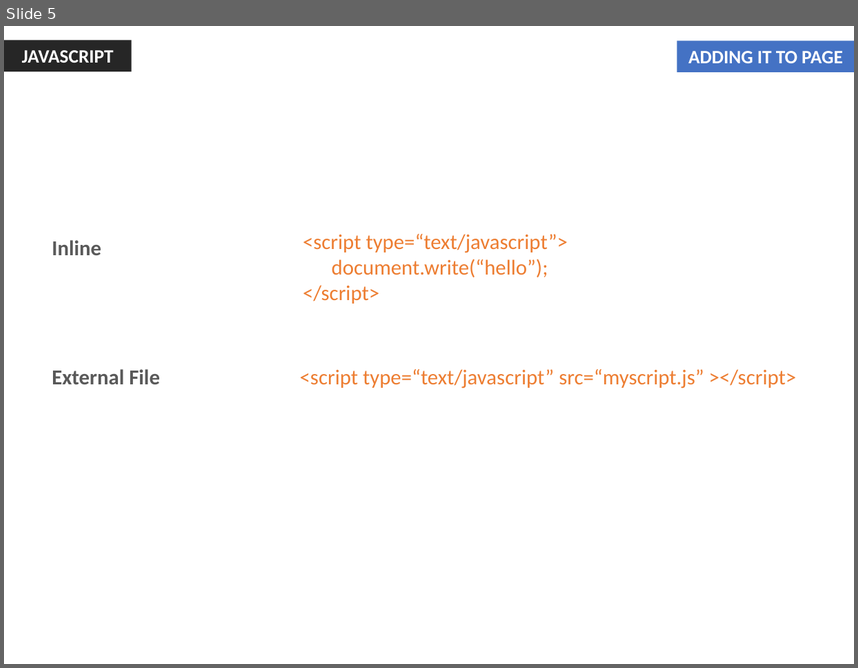
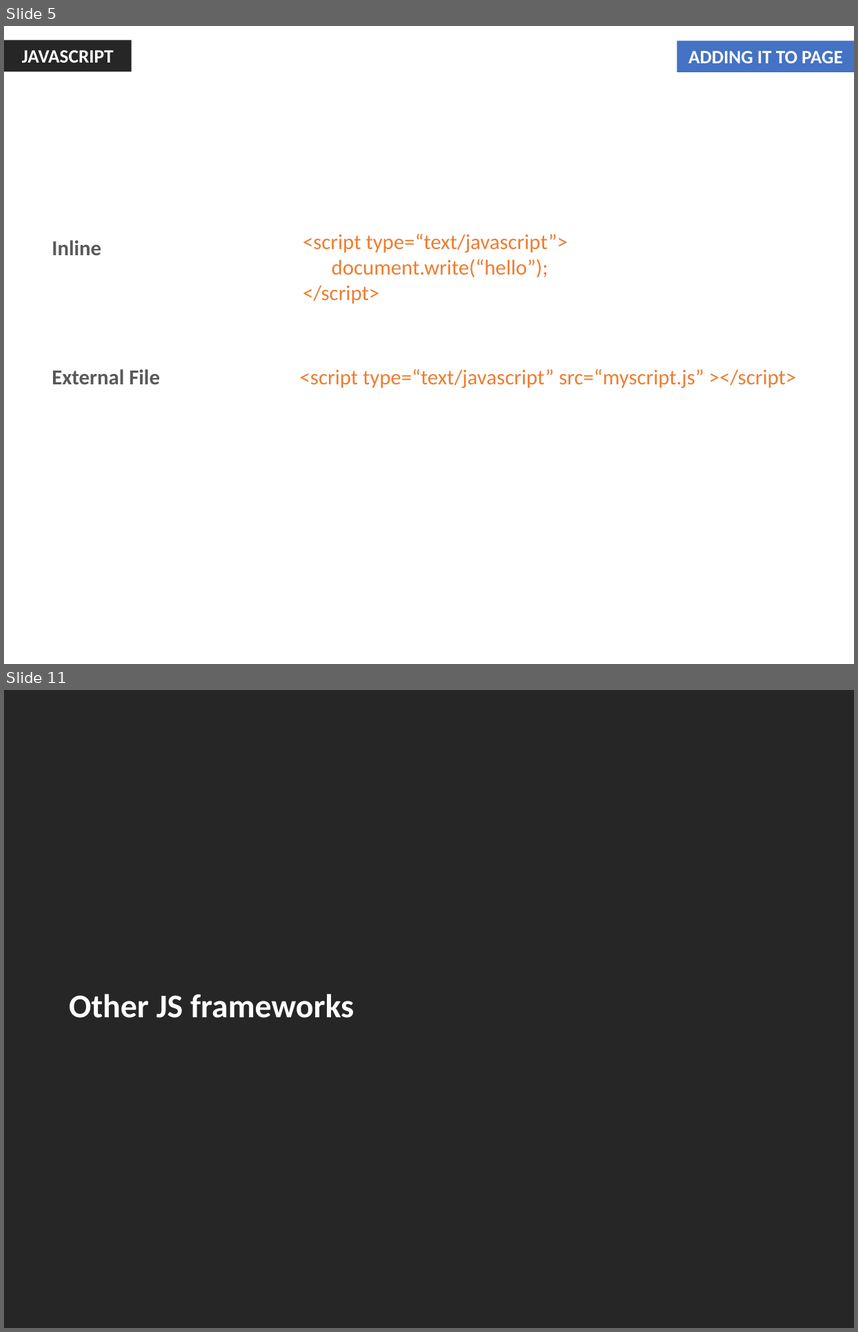
Before and after one commit to jharohit/web-fundamentals-course, a slide deck: Session III - Javascript/Session III - Javascript.pptx. Shown one above the other, each under a label of ours: slide 5 before the commit, slides 5 and 11 after it; the slides between them are not shown. The pictures are 858x668 and 858x1332 pixels, drawn with LibreOffice and Linux fonts; fonts in the diff are those of the drawing. Boxes give left, top, right and bottom in pixels: in the first picture for what was removed or moved away, otherwise in the second. Text is boxed around its words. In the diff, an @@ line names an element or a change of style, - is before the commit and + after.

```diff
--- a/Session III - Javascript/Session III - Javascript.pptx
+++ b/Session III - Javascript/Session III - Javascript.pptx
@@ slide 11 added at bbox=[4, 690, 854, 1328], background #262626 @@
@@ text added at bbox=[69, 994, 354, 1018], 28 pt, text #FFFFFF, bold @@
+Other JS frameworks
```
Also in this commit, not shown: 2 slides changed, 4 other slides added, 1 slide removed, 1 other file.
